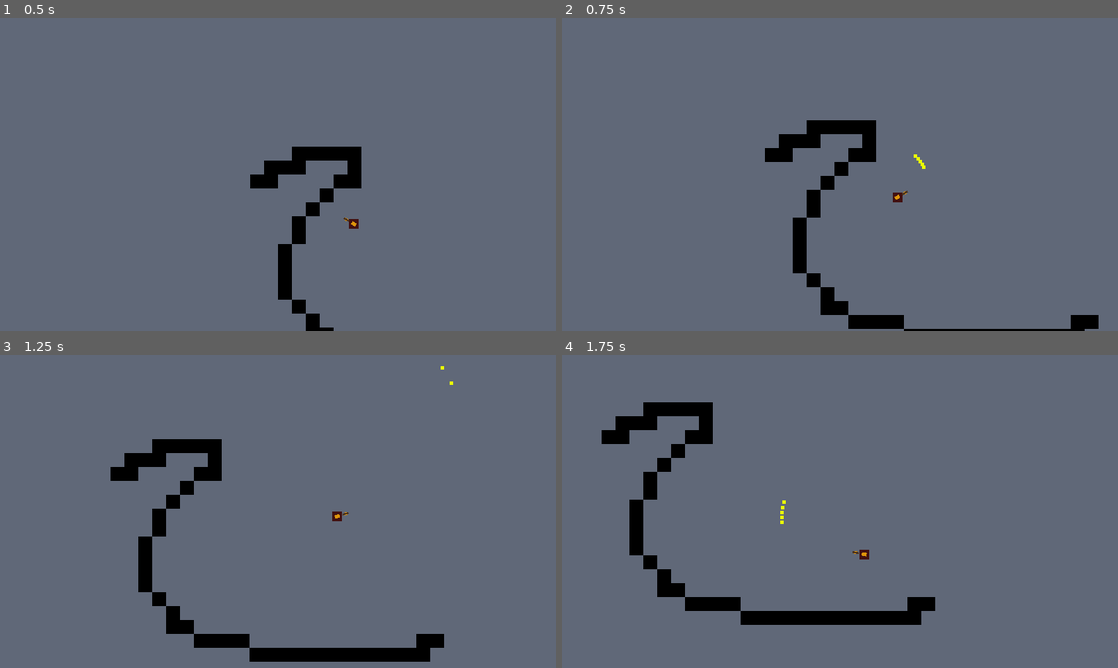
Above: before the commit, frames 1-4 (two rows, left to right).
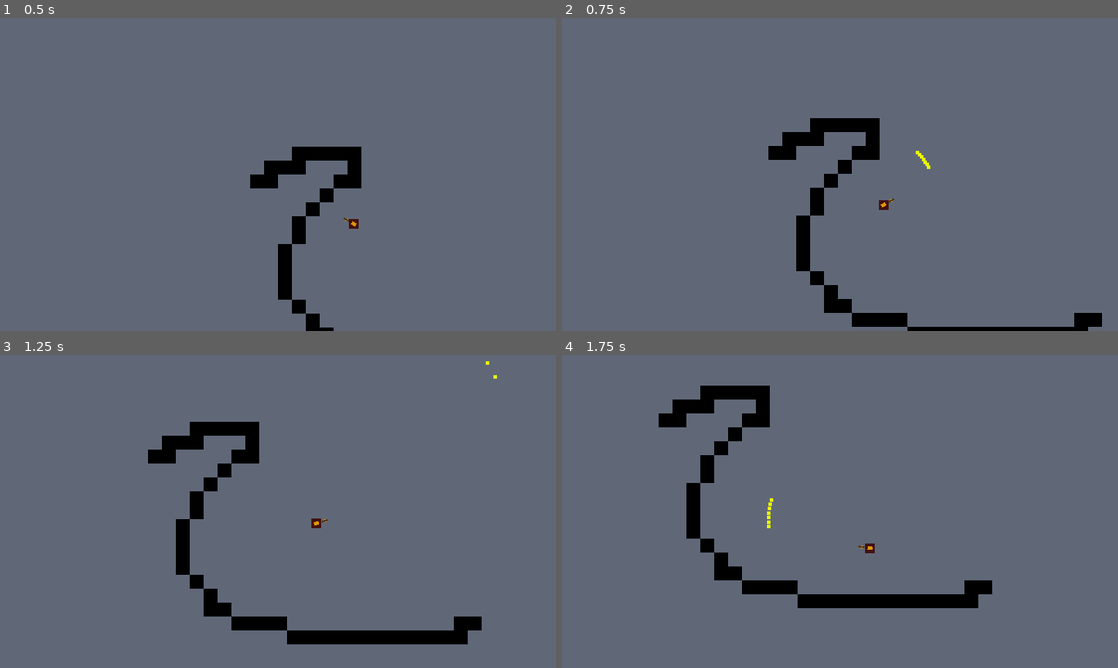
Above: after the commit, the same moments.

Repository: sundowns/godot-wild-47
Game: Godot game, scene res://Game.tscn
Same seed, same stepped clock (60 frames per second), same inputs: the game is played once before the commit and once after it.
Inputs (mouse positions are in pixels of both pictures, inside the frame that each line leads up to):
- Up to frame 1 (0.5 s): no input
- Up to frame 2 (0.75 s): tap Enter at 0.5 s; move the mouse to (962, 158) at 0.52 s; hold D (move_right) from 0.53 s (still down); tap Space (fire) at 0.6 s
- Up to frame 3 (1.25 s): keep holding D (move_right)
- Up to frame 4 (1.75 s): move the mouse to (728, 527) at 1.27 s; release D (move_right) at 1.28 s; hold S (move_down) from 1.28 s (still down); right-click (728, 527) at 1.35 s; tap Space (fire) at 1.55 s

Frame 1 is identical in both runs. In frame 2, 2.0% of the frame differs, in the area x 36-98%, y 32-100%; in frame 3, 8.6%; in frame 4, 9.0%, in the area x 7-78%, y 9-87%.

Commit message:
knockback and recoil

Diff:
--- a/player/Player.gd
+++ b/player/Player.gd
@@ -1,4 +1,4 @@
-extends KinematicBody2D
+extends Entity
 class_name Player
 
 var velocity: Vector2 = Vector2.ZERO
@@ -21,14 +21,14 @@
 	if event.is_action("alt_fire"):
 		alt_fire_weapon(event.is_pressed())
 
-func _physics_process(_delta):
+func _physics_process(delta):
 	head_sprite.look_at(get_global_mouse_position())
 	# Reset position to last physics frame before applying movement
 	global_transform.origin = unextrapolated_physics_position
 	apply_acceleration()
 	velocity = velocity.normalized() * min(velocity.length(), max_speed)
 	apply_friction()
-	apply_velocity()
+	apply_velocity(delta)
 	# Store end-of-physics frame position (for post-extrapolation recovery)
 	unextrapolated_physics_position = global_transform.origin
 
@@ -51,8 +51,9 @@
 func apply_friction():
 	velocity = velocity.move_toward(Vector2(0, 0), ground_friction)
 
-func apply_velocity():
-	var _no_return = move_and_slide(velocity, Vector2.ZERO)
+func apply_velocity(delta: float):
+	var _no_return = move_and_slide(velocity + knockback, Vector2.ZERO)
+	apply_knockback_drag(delta)
 
 func spawn_at(spawn_position: Vector2):
 	global_transform.origin = spawn_position
--- a/player/Player.tscn
+++ b/player/Player.tscn
@@ -14,6 +14,8 @@
 __meta__ = {
 "_edit_group_": true
 }
+knockback_drag = 500.0
+max_speed = 350.0
 
 [node name="BodySprite" type="Sprite" parent="."]
 modulate = Color( 0.262745, 0.0705882, 0.0705882, 1 )
--- a/project.godot
+++ b/project.godot
@@ -14,12 +14,17 @@
 "language": "GDScript",
 "path": "res://enemy/Enemy.gd"
 }, {
+"base": "KinematicBody2D",
+"class": "Entity",
+"language": "GDScript",
+"path": "res://shared/Entity.gd"
+}, {
 "base": "Node2D",
 "class": "Hand",
 "language": "GDScript",
 "path": "res://player/Hand.gd"
 }, {
-"base": "KinematicBody2D",
+"base": "Entity",
 "class": "Player",
 "language": "GDScript",
 "path": "res://player/Player.gd"
@@ -41,6 +46,7 @@
 } ]
 _global_script_class_icons={
 "Enemy": "",
+"Entity": "",
 "Hand": "",
 "Player": "",
 "Projectile": "",
--- /dev/null
+++ b/shared/Entity.gd
@@ -0,0 +1,17 @@
+extends KinematicBody2D
+class_name Entity
+
+var knockback := Vector2.ZERO
+export(float) var knockback_drag: float = 150.0
+export(float) var max_concurrent_knockback_magnitude: float = 500.0
+
+# TODO: Extrapolate kb
+
+func apply_knockback_drag(delta: float):
+	if knockback.length() > 0:
+		knockback = knockback.move_toward(Vector2.ZERO, delta * knockback_drag)
+
+func push(force: Vector2):
+	knockback += force
+	if knockback.length() > max_concurrent_knockback_magnitude:
+		knockback = knockback.normalized() * max_concurrent_knockback_magnitude
--- a/weapon/BaseWeapon.gd
+++ b/weapon/BaseWeapon.gd
@@ -4,6 +4,7 @@
 export(float) var damage: float
 export(float) var knockback_magnitude: float
 export(bool) var has_alternate_fire: bool = false
+export(float) var recoil_magnitude: float = 1.0
 
 onready var sprite = $Sprite
 
--- a/weapon/Blunderbuss.gd
+++ b/weapon/Blunderbuss.gd
@@ -10,13 +10,14 @@
 func initialise():
 	pass
 
-func fire(aimcast: RayCast2D, _player, is_press: bool):
+func fire(aimcast: RayCast2D, player, is_press: bool):
 	if is_press:
 		var angle_interval_radians = total_firing_angle_radians / projectile_count
-		var aim_direction = -aimcast.cast_to.normalized()
+		var aim_direction = aimcast.cast_to.normalized()
 		for number in range(projectile_count):
-			var rotated_direction = -aim_direction.rotated((-total_firing_angle_radians/2) + angle_interval_radians/2 +  (angle_interval_radians * number))
+			var rotated_direction = aim_direction.rotated((-total_firing_angle_radians/2) + angle_interval_radians/2 +  (angle_interval_radians * number))
 			spawn_projectile(rotated_direction)
+		player.push(-aim_direction * recoil_magnitude)
 
 func spawn_projectile(direction: Vector2):
 	var new_projectile = projectile_scene.instance()
--- a/weapon/Blunderbuss.tscn
+++ b/weapon/Blunderbuss.tscn
@@ -1,12 +1,17 @@
-[gd_scene load_steps=3 format=2]
+[gd_scene load_steps=4 format=2]
 
 [ext_resource path="res://weapon/BaseWeapon.tscn" type="PackedScene" id=1]
 [ext_resource path="res://weapon/Blunderbuss.gd" type="Script" id=2]
+[ext_resource path="res://weapon/projectile/BlunderbussProjectile.tscn" type="PackedScene" id=3]
 
 [node name="Blunderbuss" instance=ExtResource( 1 )]
 script = ExtResource( 2 )
 damage = 10.0
-projectile_count = 5.0
+knockback_magnitude = 20.0
+recoil_magnitude = 300.0
+projectile_scene = ExtResource( 3 )
+total_firing_angle_degrees = 25.0
+projectile_count = 7.0
 
 [node name="Sprite" parent="." index="0"]
 modulate = Color( 0.305882, 0.203922, 0.113725, 1 )
